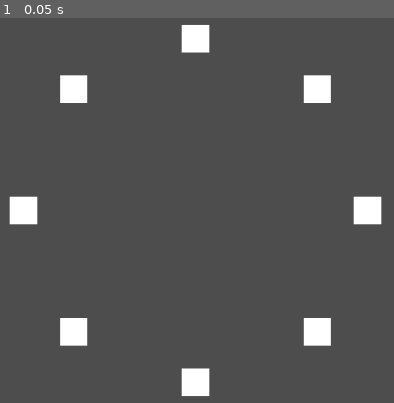
Above: before the commit, frame 1.
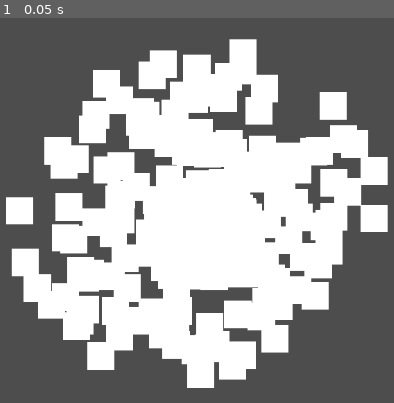
Above: after the commit, the same moment.

Repository: indifferenteye/hegswarm
Game: Godot game, scene res://scenes/galaxy.tscn
Same seed, same stepped clock (60 frames per second), same inputs: the game is played once before the commit and once after it.
Inputs:
- Up to frame 1 (0.05 s): no input

The runs differ from the first frame. In frame 1, 49% of the frame differs, in the area x 1-99%, y 1-99%.

Commit message:
Generate spiral galaxy

Diff:
--- a/scenes/galaxy.tscn
+++ b/scenes/galaxy.tscn
@@ -11,6 +11,7 @@
 script = ExtResource("2_mlxib")
 scene_to_instance = ExtResource("1_jxn3g")
 radius = 100.0
+star_count = 200
 
 [node name="Camera2D" type="Camera2D" parent="."]
 zoom = Vector2(2.48, 2.48)
--- a/scripts/world_generation.gd
+++ b/scripts/world_generation.gd
@@ -1,12 +1,33 @@
 extends Node2D
 
+## Scene that will be instanced for each generated star.
 @export var scene_to_instance: PackedScene
-@export var count: int = 8
+## Total number of stars to create.
+@export var star_count: int = 100
+## Maximum radius of the galaxy.
 @export var radius: float = 200.0
+## How many arms the spiral galaxy has.
+@export var arm_count: int = 2
+## Total twist of the spiral from the center to the outer edge.
+@export var twist: float = TAU * 2
+## Random angle deviation for each star.
+@export var arm_spread: float = 0.3
+## Random radial offset for each star.
+@export var random_offset: float = 10.0
 
 func _ready():
-	for i in range(count):
-		var instance = scene_to_instance.instantiate()
-		var angle = TAU * i / count
-		instance.position = Vector2(cos(angle), sin(angle)) * radius
-		add_child(instance)
+        generate_spiral_galaxy()
+
+## Generates a simple spiral galaxy. Adjust exported variables to
+## tweak the resulting shape.
+func generate_spiral_galaxy() -> void:
+        randomize()
+        for i in range(star_count):
+                var instance = scene_to_instance.instantiate()
+                var t := float(i) / star_count
+                var arm := randi() % arm_count
+                var r := t * radius + randf_range(-random_offset, random_offset)
+                var angle := t * twist + TAU * arm / arm_count
+                angle += randf_range(-arm_spread, arm_spread)
+                instance.position = Vector2(cos(angle), sin(angle)) * r
+                add_child(instance)
